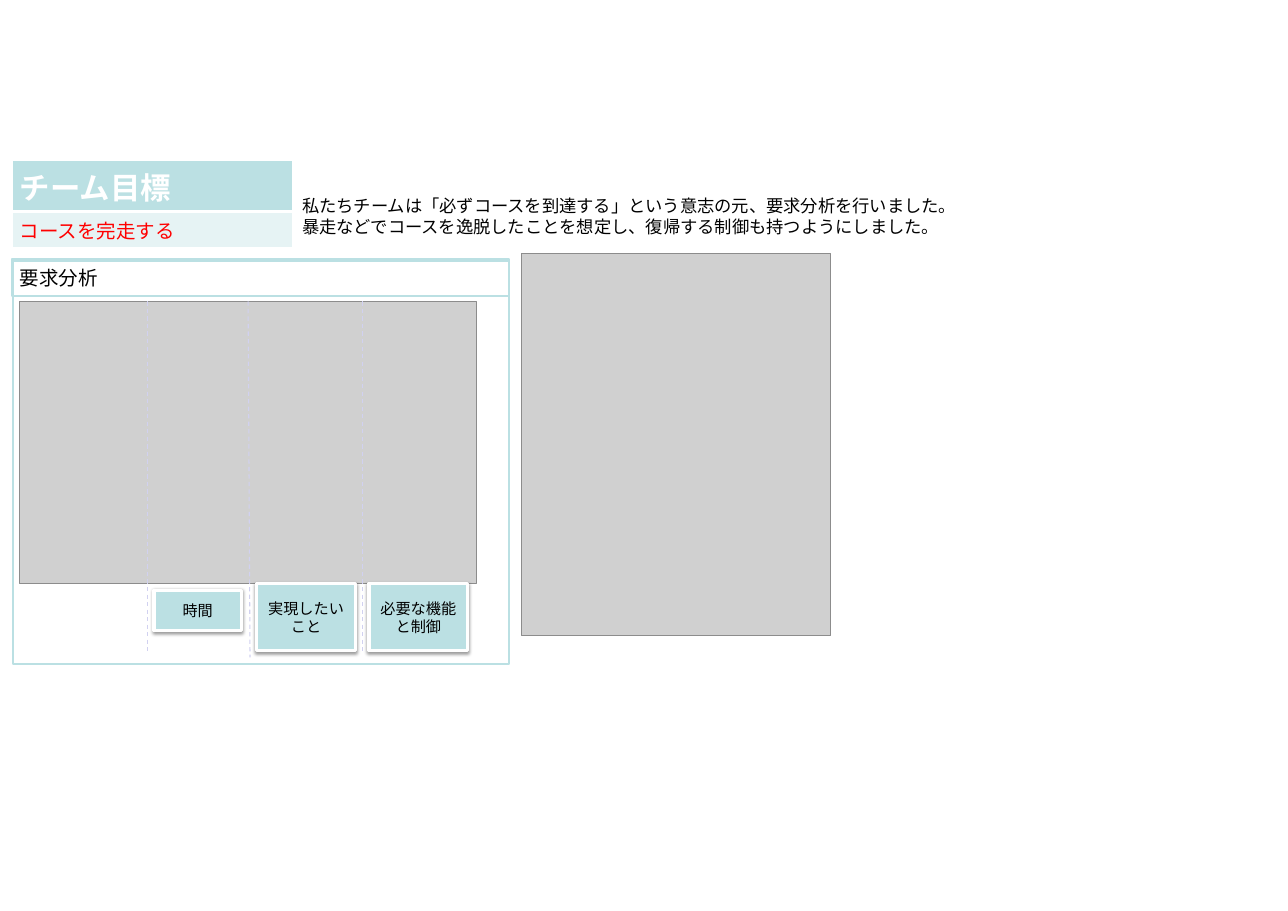
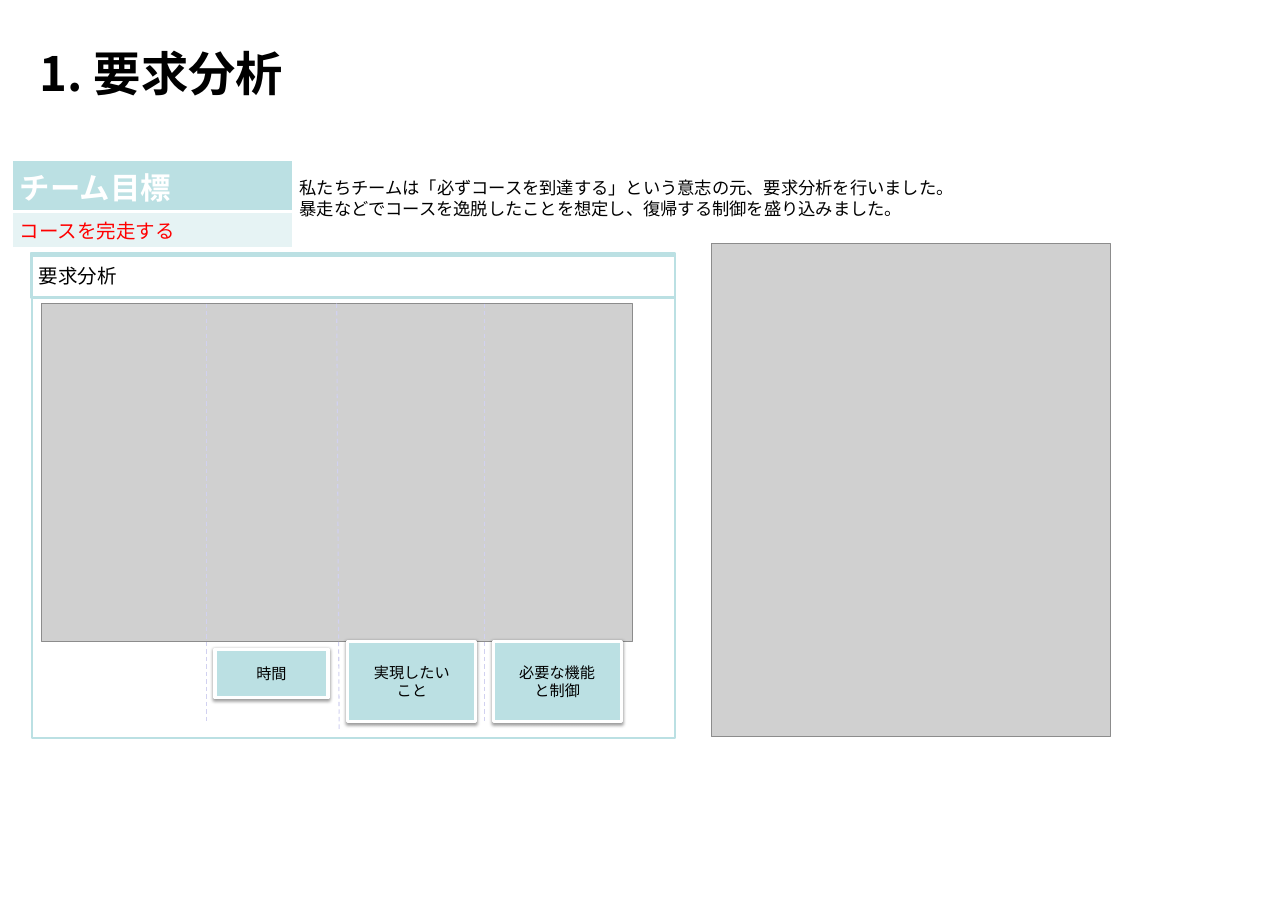
Before and after one commit to Yamacho9/MsBBProject, a slide deck: slide 1 of モデル提出用/モデル.pptx. Drawn at 1288x911 pixels with LibreOffice and Linux fonts; fonts in the diff are those of the drawing; grey boxes stand for pictures; background and template pictures are left out. Boxes give left, top, right and bottom in pixels: in the first picture for what was removed or moved away, otherwise in the second. Text is boxed around its words. In the diff, an @@ line names an element or a change of style, - is before the commit and + after.

Commit message:
あれれー？おかしいなー？(あざといコナンくん)

```diff
--- a/モデル提出用/モデル.pptx
+++ b/モデル提出用/モデル.pptx
@@ title added at box(40, 50, 283, 96), 43.6 pt, text #000000, bold @@
+1. 要求分析
@@ text "私たちチームは「必ずコースを到達する」という意志の元、要求分析を行いました。": place and size @@
-text "私たちチームは「必ずコースを到達する」という意志の元、要求分析を行いました。" at box(302, 197, 956, 235)
+text "私たちチームは「必ずコースを到達する」という意志の元、要求分析を行いました。" at box(300, 179, 954, 217)
@@ text at box(300, 200, 902, 217): text changed @@
-暴走などでコースを逸脱したことを想定し、復帰する制御も持つようにしました。
+暴走などでコースを逸脱したことを想定し、復帰する制御を盛り込みました。
@@ rectangle "要求分析": place and size @@
-rectangle "要求分析" at box(12, 259, 510, 297)
+rectangle "要求分析" at box(31, 253, 675, 298)
@@ rectangle: place and size @@
-rectangle at box(13, 261, 510, 664)
+rectangle at box(33, 256, 676, 738)
@@ picture: place and size @@
-picture at box(521, 253, 831, 636)
+picture at box(711, 244, 1110, 737)
@@ picture: place and size @@
-picture at box(19, 302, 476, 584)
+picture at box(41, 304, 633, 641)
@@ line moved from (147, 302) - (147, 651) to (206, 304) - (206, 722) @@
@@ line moved from (249, 302) - (250, 658) to (337, 304) - (339, 730) @@
@@ line moved from (362, 302) - (362, 651) to (485, 304) - (485, 722) @@
@@ rectangle "時間": place and size @@
-rectangle "時間" at box(154, 591, 242, 631)
+rectangle "時間" at box(215, 649, 328, 697)
@@ rectangle "実現したい": place and size @@
-rectangle "実現したい" at box(257, 584, 356, 651)
+rectangle "実現したい" at box(348, 641, 476, 722)
@@ rectangle "必要な機能": place and size @@
-rectangle "必要な機能" at box(369, 584, 468, 651)
+rectangle "必要な機能" at box(493, 641, 621, 722)
```
Also in this commit, not shown: 1 other slide changed, 2 slides added, 1 slide removed, 1 other file.
